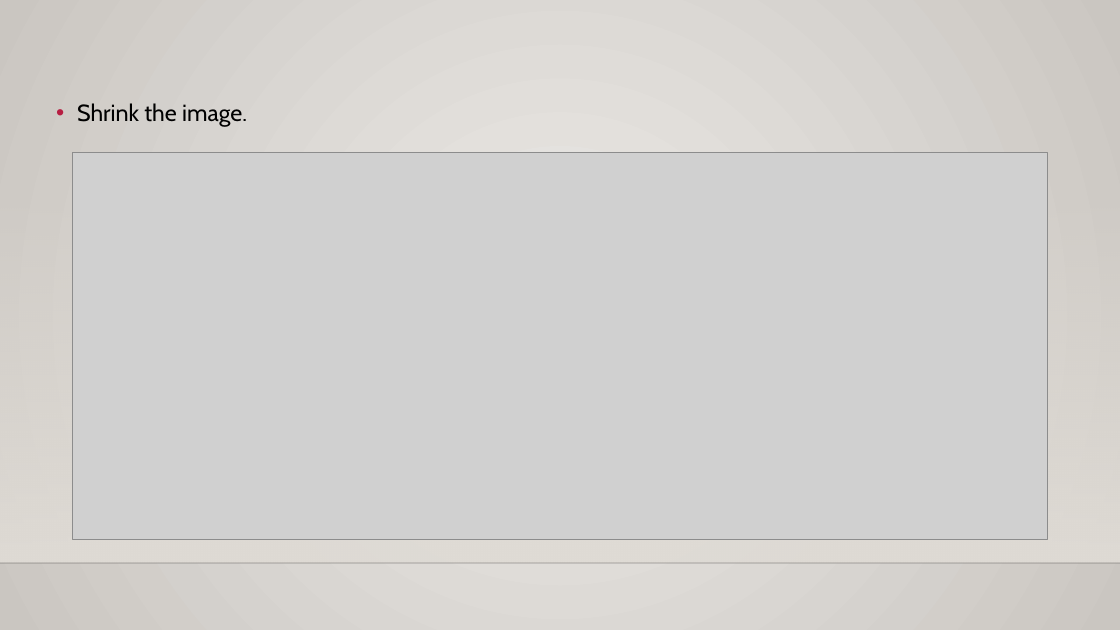
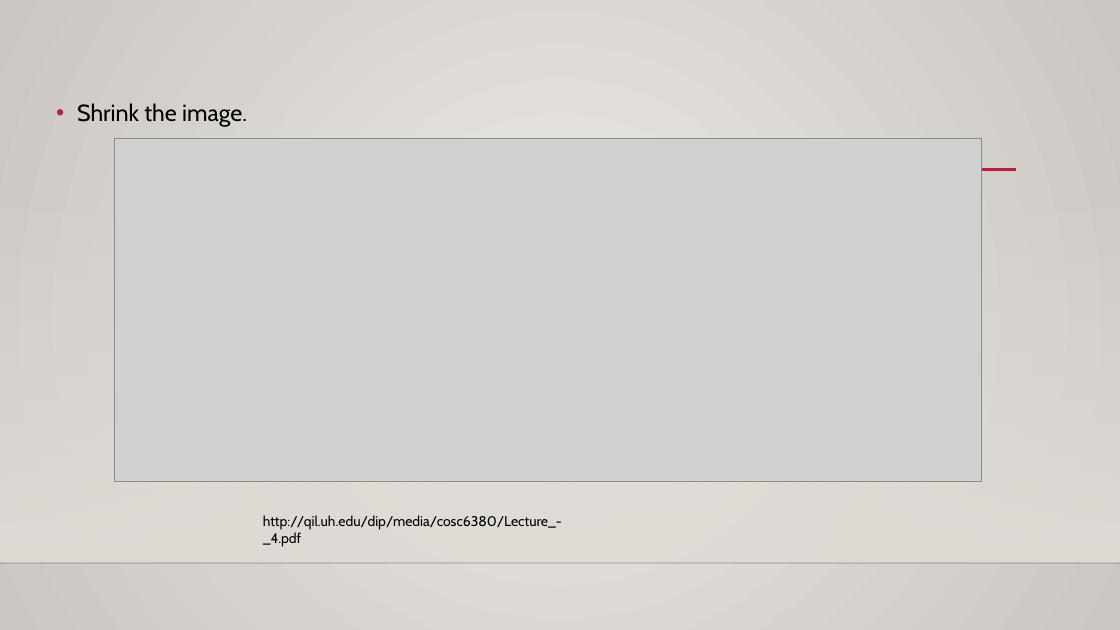
Before and after one commit to michaeltran/DIP-Image-Geometric-Transformation, a slide deck: slide 13 of DIP_Presentation.pptx (slide 10 before the commit). Drawn at 1120x630 pixels with LibreOffice and Linux fonts; fonts in the diff are those of the drawing; grey boxes stand for pictures; background and template pictures are left out. Boxes give left, top, right and bottom in pixels: in the first picture for what was removed or moved away, otherwise in the second. Text is boxed around its words. In the diff, an @@ line names an element or a change of style, - is before the commit and + after.

Commit message:
Add all pictures URL

```diff
--- a/DIP_Presentation.pptx
+++ b/DIP_Presentation.pptx
@@ picture: place and size @@
-picture at (72, 153, 1048, 539)
+picture at (114, 139, 981, 482)
@@ line added from (134, 170) to (1017, 170), #B71E42 2.5 pt @@
@@ text added at (263, 515, 562, 547), 12 pt, text #000000 @@
+http://qil.uh.edu/dip/media/cosc6380/Lecture_-_4.pdf
```
Also in this commit, not shown: 17 other slides changed, 3 slides added.
